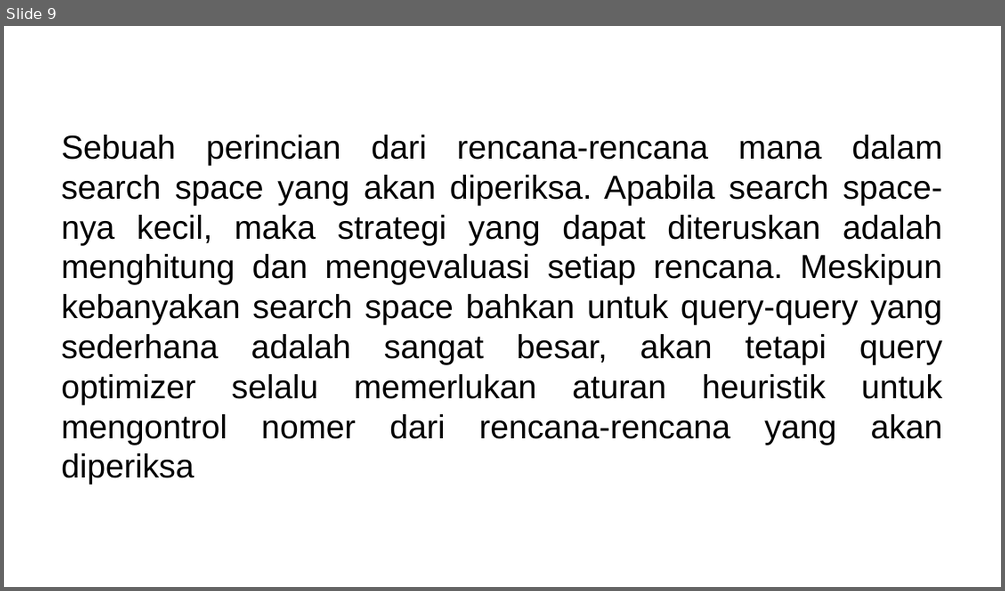
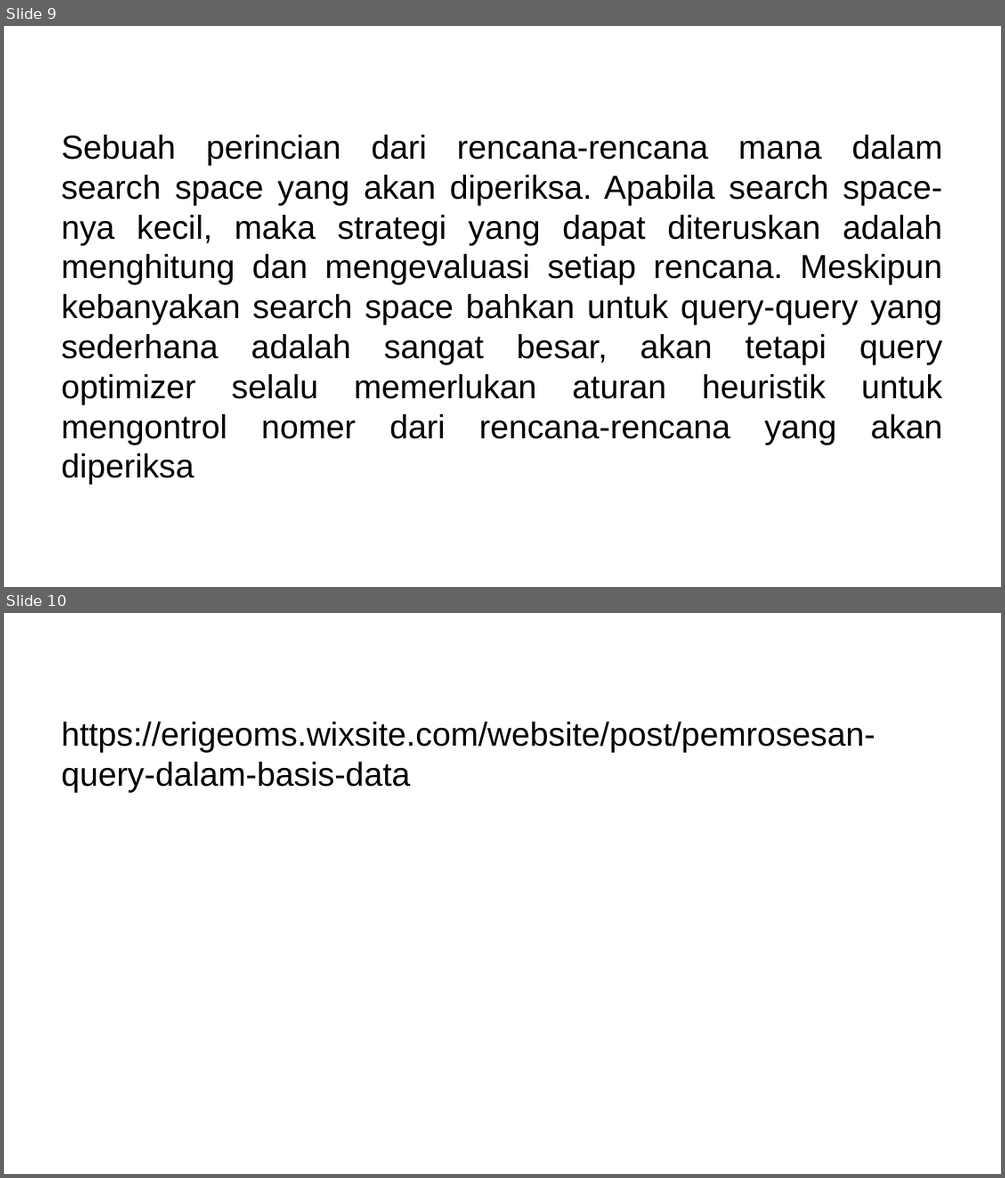
Before and after one commit to syukrillah0108/Sem_3, a slide deck: Basis Data Terdistribusi/Pemrosesan dan Optimasi Query.pptx. Shown one above the other, each under a label of ours: slide 9 before the commit, slides 9 and 10 after it. The pictures are 1005x591 and 1005x1178 pixels, drawn with LibreOffice and Linux fonts; fonts in the diff are those of the drawing; background and template pictures are left out. Boxes give left, top, right and bottom in pixels: in the first picture for what was removed or moved away, otherwise in the second. Text is boxed around its words. In the diff, an @@ line names an element or a change of style, - is before the commit and + after.

Commit message:
sumber

```diff
--- a/Basis Data Terdistribusi/Pemrosesan dan Optimasi Query.pptx
+++ b/Basis Data Terdistribusi/Pemrosesan dan Optimasi Query.pptx
@@ slide 10 added at (4, 613, 1001, 1174), background picture (left out) @@
@@ title added at (54, 629, 952, 676), 36 pt, text #FFFFFF @@
+Sumber
@@ text added at (61, 722, 875, 792), 32 pt, text #000000 @@
+https://erigeoms.wixsite.com/website/post/pemrosesan-query-dalam-basis-data
```
